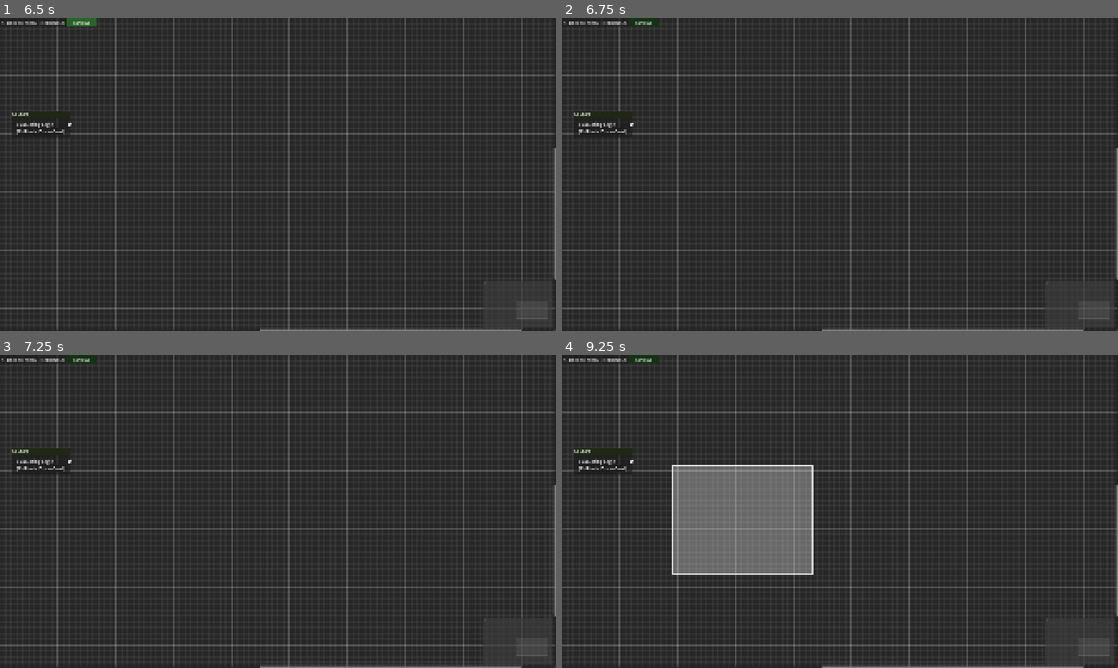
Above: before the commit, frames 1-4 (two rows, left to right).
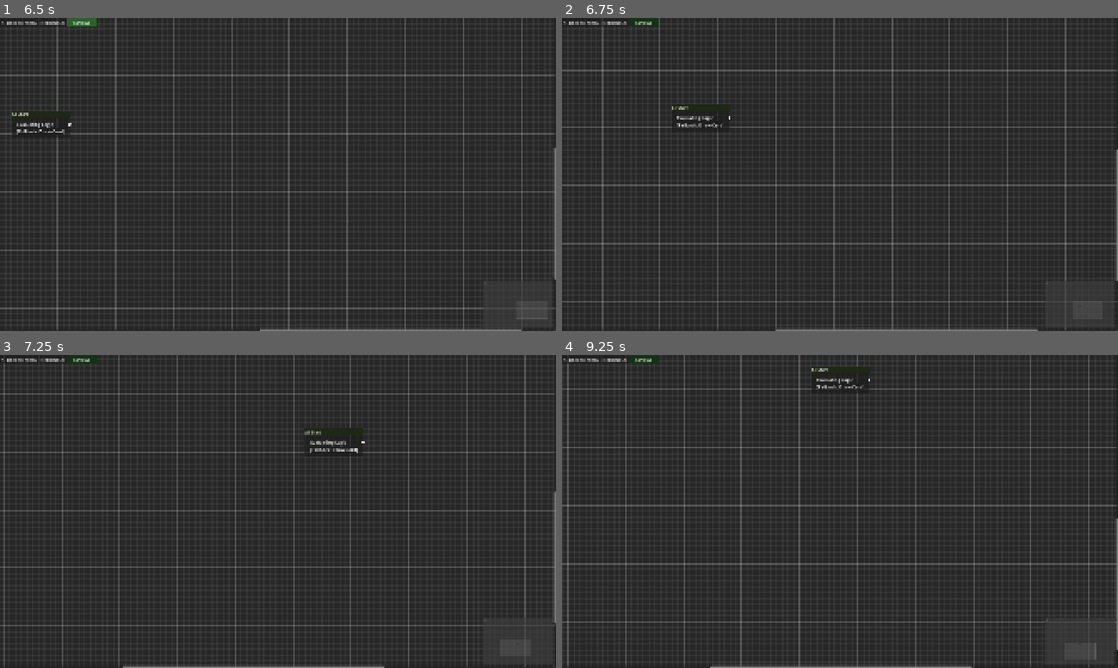
Above: after the commit, the same moments.

Repository: JontePonte/UNO-utlimate-ai-simulator
Game: Godot game, scene res://ai_editor/AIEditor.tscn
Same seed, same stepped clock (60 frames per second), same inputs: the game is played once before the commit and once after it. This scene is started directly instead of the project's main scene.
Inputs (mouse positions are in pixels of both pictures, inside the frame that each line leads up to):
- Up to frame 1 (6.5 s): click "Rename AI" at 0.5 s; click (278, 168) at 1.27 s; type "12" at 1.35 s; click "OK" at 2 s; click "<- Back to Menu" at 2.75 s; click "Create New AI" at 3.5 s; click "Create New AI" at 4.25 s; click "OK" at 5 s; click "Save AI" at 5.75 s
- Up to frame 2 (6.75 s): drag from (600, 124) to (895, 105) at 6.52 s
- Up to frame 3 (7.25 s): no input
- Up to frame 4 (9.25 s): tap Enter at 7.25 s; drag from (728, 527) to (812, 574) at 7.27 s; move the mouse to (895, 442) at 8.02 s; tap U at 8.1 s; click (895, 442) at 8.17 s; tap Space at 8.75 s; drag from (812, 574) to (673, 464) at 8.77 s

Frame 1 is identical in both runs. In frame 2, 10% of the frame differs, in the area x 0-100%, y 0-100%; in frame 3, 10%; in frame 4, 18%.

Commit message:
Added left click dragging in editor

Diff:
--- a/uno-ultimate-ai-simulator/ai_editor/ai_editor.gd
+++ b/uno-ultimate-ai-simulator/ai_editor/ai_editor.gd
@@ -15,6 +15,8 @@
 var right_click_position: Vector2 = Vector2.ZERO
 var node_to_edit: GraphNode = null
 
+var is_left_dragging: bool = false
+
 var rename_dialog: ConfirmationDialog
 var rename_input: LineEdit
 
@@ -34,6 +36,8 @@
 	# Lyssna på när GraphEdit ber om en högerklicksmeny (popup_request)
 	graph_edit.popup_request.connect(_on_graph_edit_popup_request)
 	graph_edit.delete_nodes_request.connect(_on_delete_nodes_request)
+
+	graph_edit.gui_input.connect(_on_graph_edit_gui_input)
 
 	# Sätt upp vår nya nod-meny
 	node_context_menu.add_item("Copy Node", 0)
@@ -494,3 +498,19 @@
 
 			# Säg åt Godot: "Jag har tagit hand om det här knapptrycket, skicka det inte vidare"
 			get_viewport().set_input_as_handled()
+
+func _on_graph_edit_gui_input(event: InputEvent):
+	# 1. Klickar vi ner eller släpper vi vänster musknapp på bakgrunden?
+	if event is InputEventMouseButton and event.button_index == MOUSE_BUTTON_LEFT:
+		if event.pressed:
+			is_left_dragging = true
+		else:
+			is_left_dragging = false
+
+	# 2. Drar vi musen medan vänsterknappen är nedtryckt?
+	elif event is InputEventMouseMotion and is_left_dragging:
+		# Panorera skärmen!
+		graph_edit.scroll_offset -= event.relative / graph_edit.zoom
+
+		# Säg åt Godot att vi har hanterat draget (hindrar spelet från att försöka rita en markeringsruta)
+		graph_edit.accept_event()
